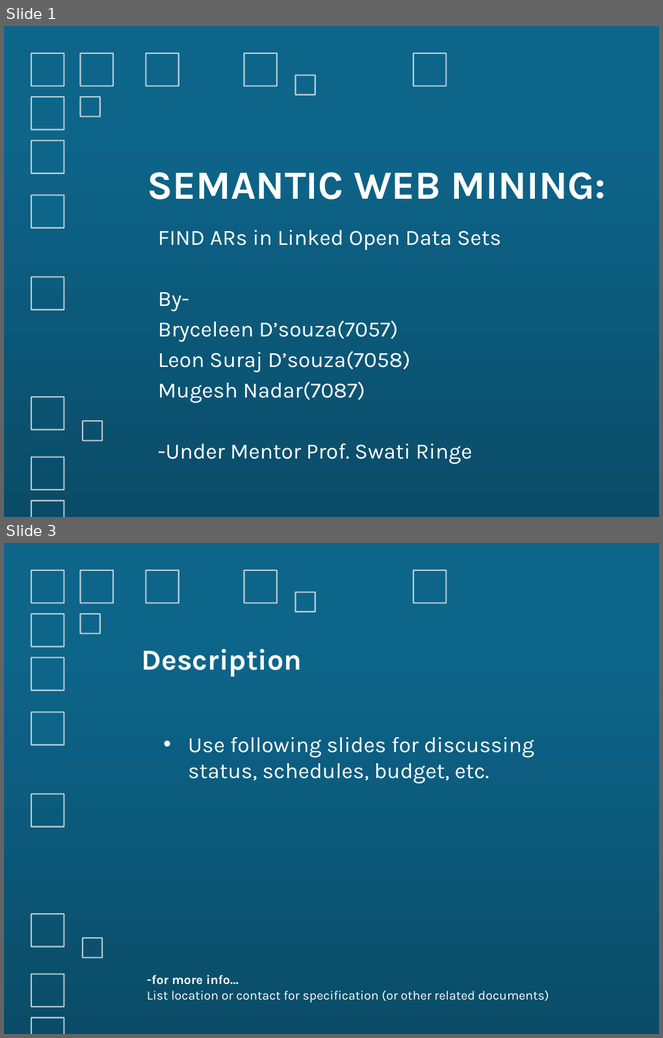
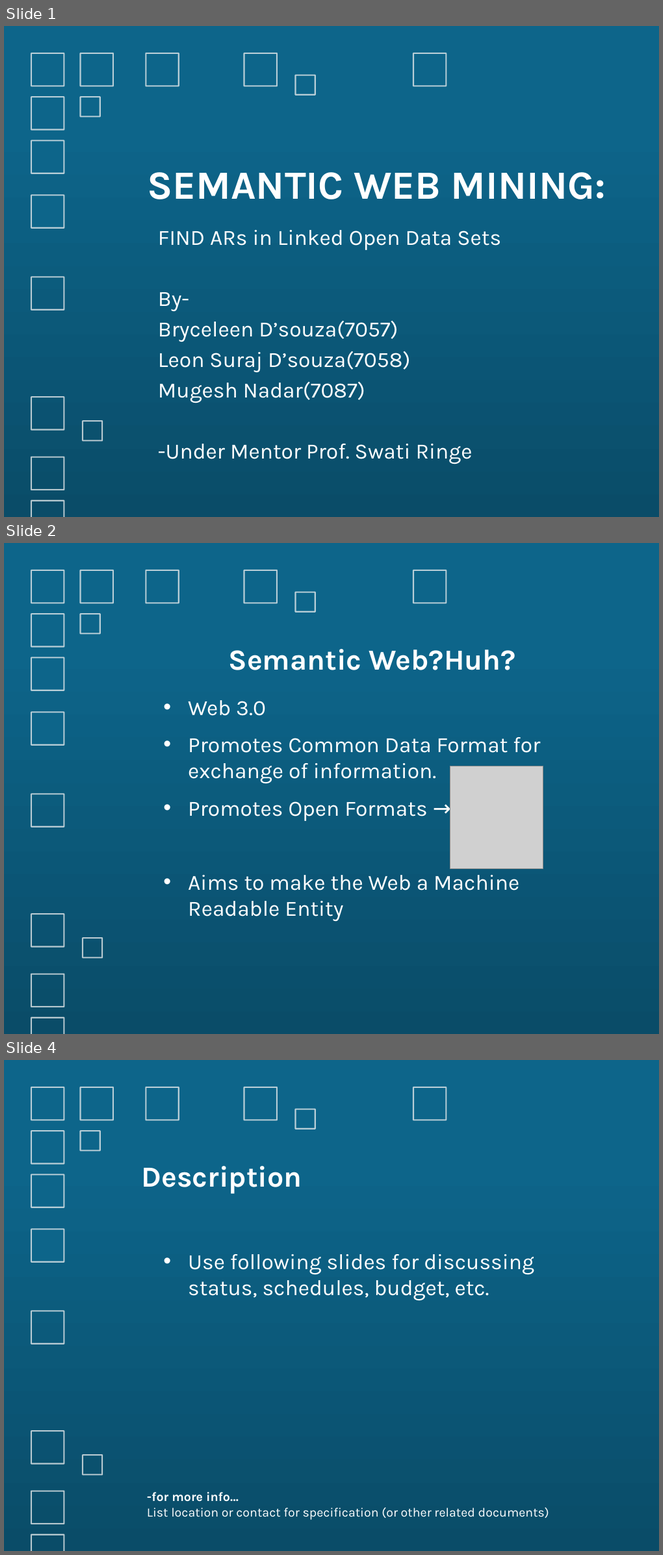
Before and after one commit to LeonDsouza/SWAR, a slide deck: Presentation/SEMANTIC WEB MINING.pptx. Shown one above the other, each under a label of ours: slides 1 and 3 before the commit, slides 1, 2 and 4 after it; the slides between them are not shown. The pictures are 663x1038 and 663x1555 pixels, drawn with LibreOffice and Linux fonts; fonts in the diff are those of the drawing; grey boxes stand for pictures. Boxes give left, top, right and bottom in pixels: in the first picture for what was removed or moved away, otherwise in the second. Text is boxed around its words. In the diff, an @@ line names an element or a change of style, - is before the commit and + after.

```diff
--- a/Presentation/SEMANTIC WEB MINING.pptx
+++ b/Presentation/SEMANTIC WEB MINING.pptx
@@ slide 2 added at (4,543,659,1034), background gradient #0D658A to #0A4C68; not listed: 15 template elements that a slide beside it also shows @@
@@ title added at (229,649,516,670), 32 pt, text #FFFFFF, bold @@
+Semantic Web?Huh?
@@ text added at (188,700,540,922), 24 pt, text #FFFFFF @@
+• Web 3.0
+• Promotes Common Data Format for exchange of information.
+• Promotes Open Formats →
+• Aims to make the Web a Machine Readable Entity
@@ picture added at (450,767,544,869) @@
@@ what was slide 3 is now slide 4 @@
```
Also in this commit, not shown: 1 slide changed.
